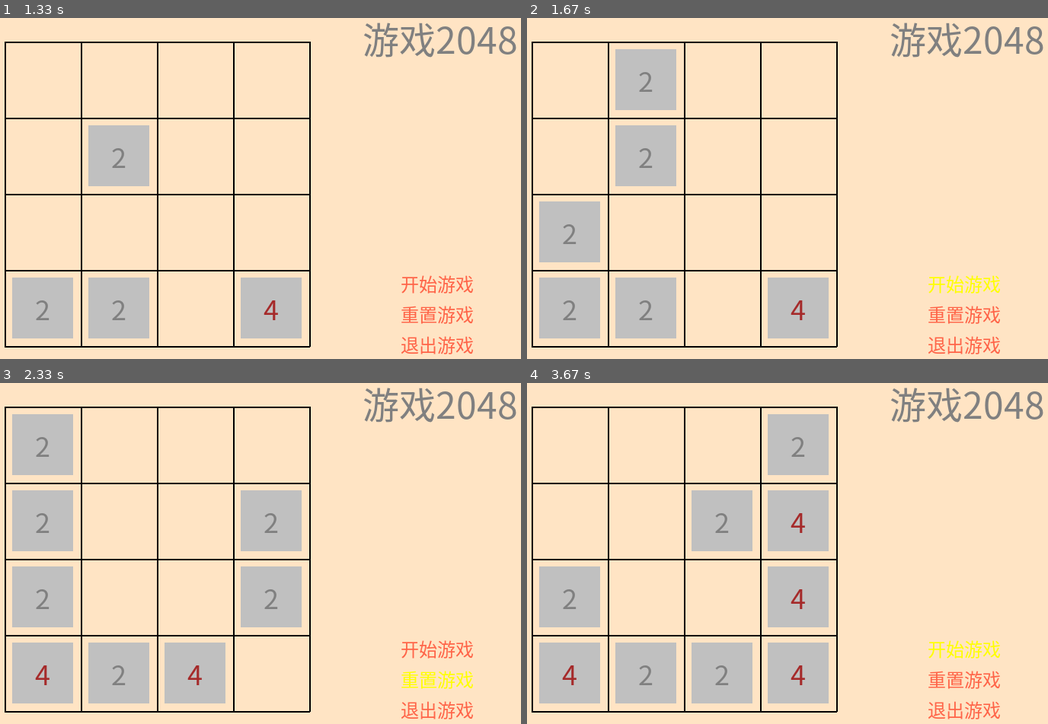
Above: before the commit, frames 1-4 (two rows, left to right).
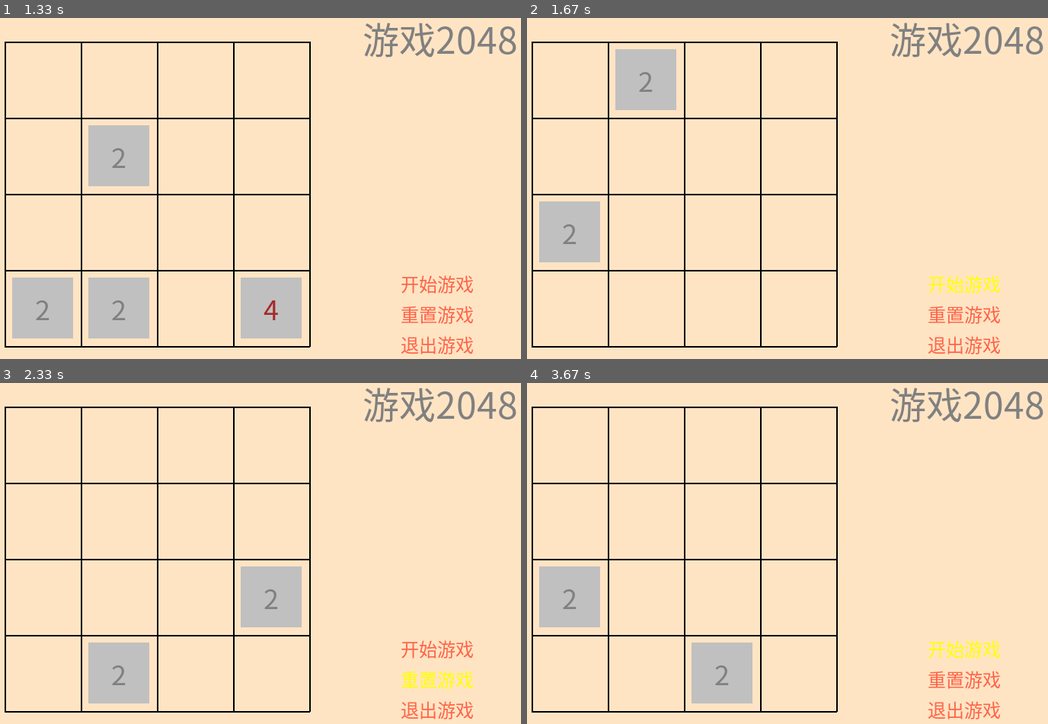
Above: after the commit, the same moments.

Repository: seancheng33/PygameProject
Game: pygame game, started from game2048/game.py
The game is run twice, just before and just after one commit, with the same random seed, the same clock (stepped at 60 frames per second) and the same inputs.
Inputs (mouse positions are in pixels of both pictures, inside the frame that each line leads up to):
- Up to frame 1 (1.33 s): tap D at 0.33 s; tap W at 0.67 s; tap S at 1 s
- Up to frame 2 (1.67 s): click "开始游戏" at 1.38 s
- Up to frame 3 (2.33 s): tap A at 1.67 s; click "重置游戏" at 2.05 s
- Up to frame 4 (3.67 s): tap D at 2.33 s; click (568, 666) at 2.72 s; click "开始游戏" at 3.55 s

Frame 1 is identical in both runs. In frame 2, 8.4% of the frame differs, in the area x 2-58%, y 31-94%; in frame 3, 13%; in frame 4, 15%, in the area x 2-58%, y 9-94%.

Commit message:
修改开始和初始化游戏功能完成

Diff:
--- a/game2048/game.py
+++ b/game2048/game.py
@@ -11,15 +11,17 @@
 
 
 def add_elem():
-    # 生产随机位置元素，完成即跳出运行
-    x = random.randint(0, WINDOW_BLOCK_NUM - 1)
-    y = random.randint(0, WINDOW_BLOCK_NUM - 1)
-
-    if gameArray[x][y] == 0:
-        gameArray[x][y] = 2
+    while True:
+        # 生产随机位置元素，完成即跳出运行
+        x = random.randint(0, WINDOW_BLOCK_NUM - 1)
+        y = random.randint(0, WINDOW_BLOCK_NUM - 1)
+        if gameArray[x][y] == 0:
+            gameArray[x][y] = 2
+            break
 
 
 def init_game():
+    global gameArray
     gameArray = [[0 for i in range(WINDOW_BLOCK_NUM)] for j in range(WINDOW_BLOCK_NUM)]  # 初始化的游戏数组
     # 初始化两个开始元素在任意位置。
     random_elem = 0
@@ -225,9 +227,14 @@
             else:
                 btExitText = normalFont.render('退出游戏', True, COLOR_DICT['tomato'])
 
+
         pygame.display.update()
         pygame.time.Clock().tick(30)
 
 
 if __name__ == '__main__':
     main()
+
+"""
+游戏的胜利条件和失败条件的判断，就可以完成了
+"""
